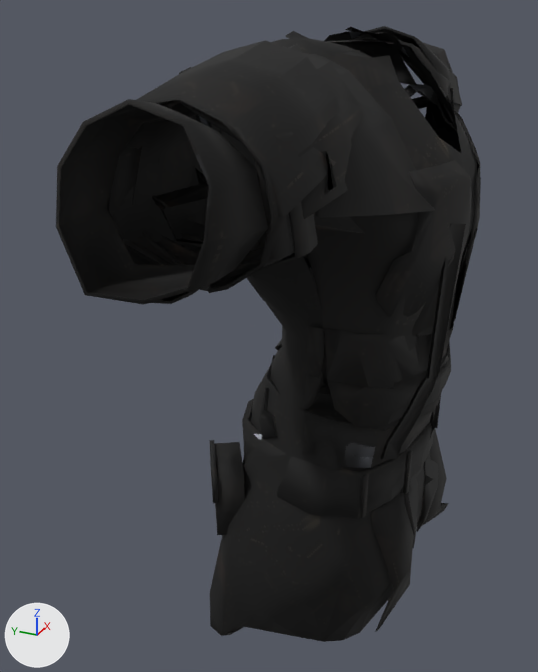
Renders of the glTF model assets/modeles/armures/porte/armure_cuir.glb from each side of a commit.
Rendered twice from a camera (50 mm lens) standing at (-1.068, -0.311, 1.63) and looking at (-0.051, 0.146, 1.122). The lights are fixed; the arrows at lower left show +X, +Y and +Z. The picture after the commit comes second. Vertices at exactly the same position are counted once.

The scene before the commit, as lines of its bpy script (objects in view):
```python
me_armure_cuir = bpy.data.meshes.new('armure_cuir')
me_armure_cuir.from_pydata(...)  # 2636 vertices, 3994 faces; spans x -0.507..0.507, y -0.154..0.217, z 0.651..1.589
# faces by material slot: [3787, 207]
me_armure_cuir.materials.append(mat_cuir_002)  # picture img_armure_cuir
me_armure_cuir.materials.append(mat_fer)  # picture img_armure_cuir
# before: 2197 (-0.12, -0.11, 1.083) at pixel (409, 408), 2198 (-0.094, -0.121, 1.064) at pixel (420, 413), 2201 (-0.131, -0.099, 1.056) at pixel (398, 426), 2202 (-0.107, -0.111, 1.036) at pixel (410, 431)
ob_armure_cuir = bpy.data.objects.new('armure_cuir', me_armure_cuir)
ob_armure_cuir.location = (0.0, 0.0, 0.0)
```
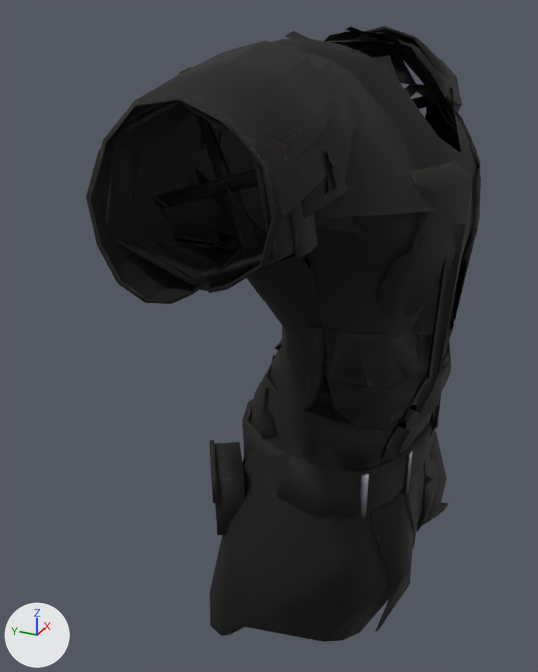
Edits to the scene script, one JSON object a line:
```json
{"block": "me_armure_cuir", "where": "# used by ob_armure_cuir; location = (0.0, 0.0, 0.0)"}
{"block": "me_armure_cuir", "where": "# verts and faces of me_armure_cuir; kept vertices keep their numbers, new ones are numbered from 2636"}
{"op": "remove", "block": "me_armure_cuir", "code": "me_armure_cuir.from_pydata(...)  # 2636 vertices, 3994 faces; spans x -0.507..0.507, y -0.154..0.217, z 0.651..1.589"}
{"op": "add", "block": "me_armure_cuir", "code": "me_armure_cuir.from_pydata(...)  # 2536 vertices, 3834 faces; spans x -0.445..0.443, y -0.154..0.217, z 0.651..1.589"}
{"block": "me_armure_cuir", "change": "me_armure_cuir part 1: the loose piece of 50 vertices spanning x 0.422..0.507, y -0.022..0.176, z 1.355..1.549 is deleted"}
{"block": "me_armure_cuir", "change": "me_armure_cuir part 2: the loose piece of 50 vertices spanning x -0.507..-0.422, y -0.022..0.176, z 1.355..1.549 is deleted"}
{"block": "me_armure_cuir", "change": "me_armure_cuir part 3"}
{"op": "add", "block": "me_armure_cuir", "code": "delete_faces([(2197, 2201, 2202), (2197, 2202, 2198)])"}
{"op": "add", "block": "me_armure_cuir", "code": "faces += [(2197, 2198, 2202), (2197, 2202, 2201)]  # mat_cuir_002 (picture img_armure_cuir)"}
{"block": "me_armure_cuir", "change": "me_armure_cuir part 4: 3812 kept faces spanning x -0.445..0.443, y -0.154..0.217, z 0.651..1.589 get new texture (UV) coordinates"}
{"block": "me_armure_cuir", "change": "other edits to the shape of me_armure_cuir do not show in these pictures"}
```

Pixel boxes [x1, y1, x2, y2] of what changed, in the pictures (538 x 672 px; the box of a moved part takes in the faces that stretch with it):
```json
{"object": "armure_cuir", "change": "reshaped", "before": [56, 26, 481, 642], "after": [86, 26, 481, 642], "on screen": "7% narrower"}
{"part": 1, "of": "me_armure_cuir", "change": "deleted", "before": [424, 43, 452, 70], "on screen": "mostly hidden"}
{"part": 2, "of": "me_armure_cuir", "change": "deleted", "before": [56, 99, 268, 305]}
{"part": 3, "of": "me_armure_cuir", "change": "moved or reshaped", "before": [399, 409, 420, 431], "after": [399, 409, 420, 431]}
{"part": 4, "of": "me_armure_cuir", "change": "surface changed", "before": [107, 28, 453, 519], "after": [86, 28, 453, 519]}
```
